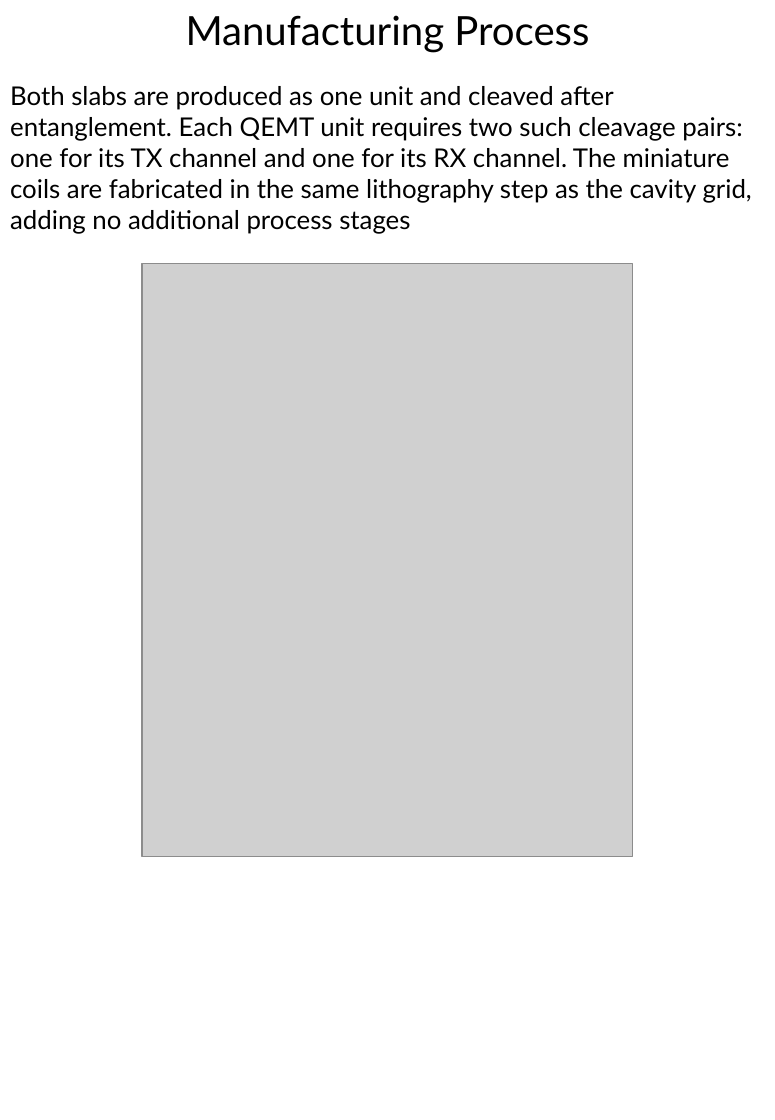
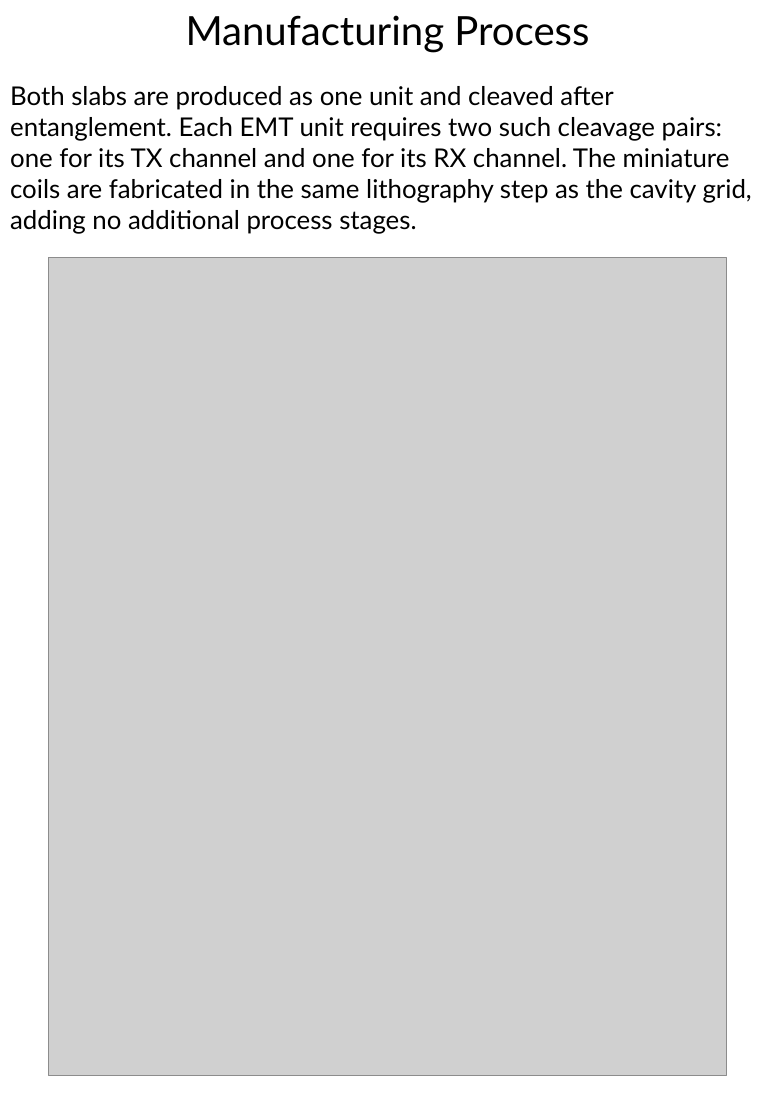
Before and after one commit to DansDesigns/EMT, a slide deck: slide 11 of QuantumEntangledMultiplexingTranceiver.pptx (slide 10 before the commit). Drawn at 775x1120 pixels with LibreOffice and Linux fonts; fonts in the diff are those of the drawing; grey boxes stand for pictures. Boxes give left, top, right and bottom in pixels: in the first picture for what was removed or moved away, otherwise in the second. Text is boxed around its words. In the diff, an @@ line names an element or a change of style, - is before the commit and + after.

```diff
--- a/QuantumEntangledMultiplexingTranceiver.pptx
+++ b/QuantumEntangledMultiplexingTranceiver.pptx
@@ text at (10,86,752,234): text changed @@
-Both slabs are produced as one unit and cleaved after entanglement. Each QEMT unit requires two such cleavage pairs: one for its TX channel and one for its RX channel. The miniature coils are fabricated in the same lithography step as the cavity grid, adding no additional process stages
+Both slabs are produced as one unit and cleaved after entanglement. Each EMT unit requires two such cleavage pairs: one for its TX channel and one for its RX channel. The miniature coils are fabricated in the same lithography step as the cavity grid, adding no additional process stages.
@@ picture: place and size @@
-picture at (142,263,632,856)
+picture at (49,257,726,1076)
```
Also in this commit, not shown: 14 other slides changed.
